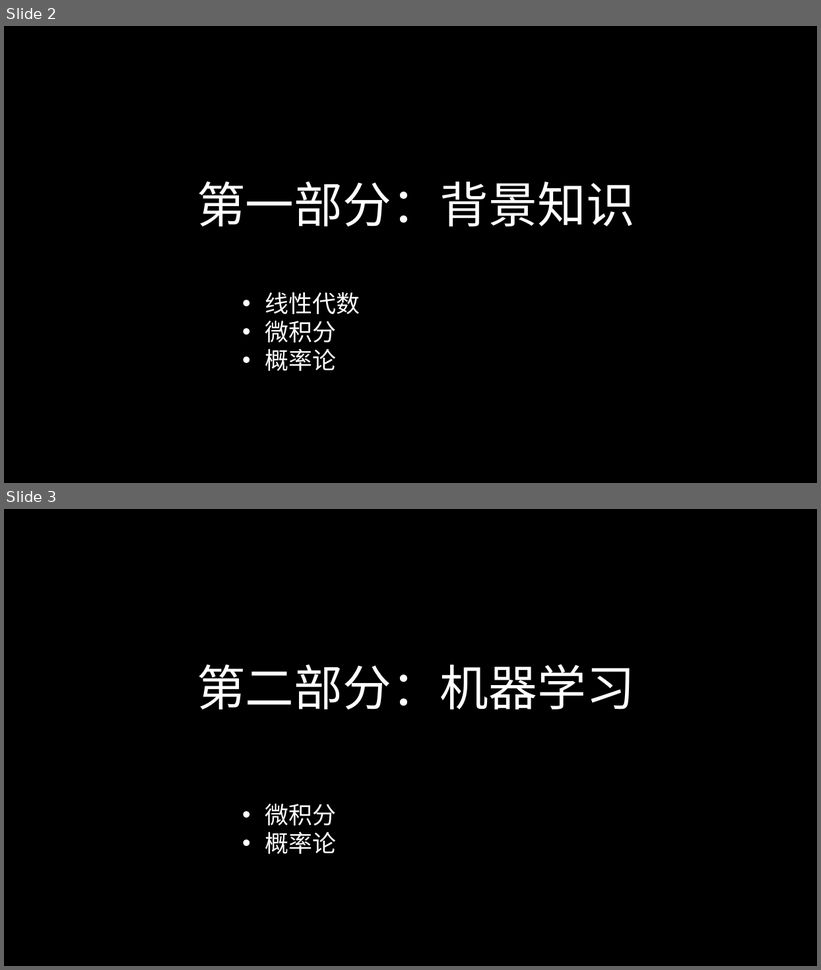
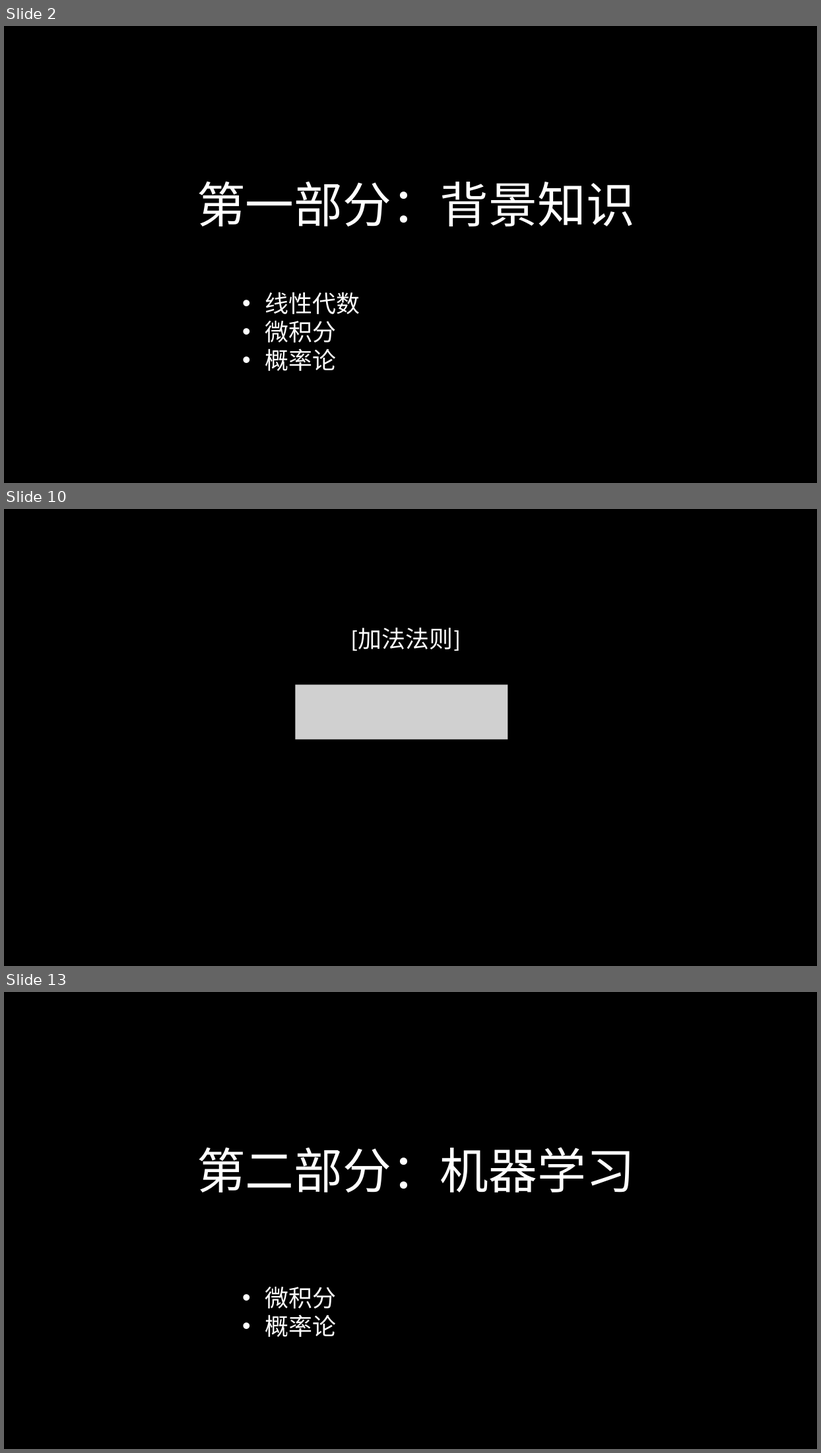
Before and after one commit to hku/training_tutorials, a slide deck: fuzhou_telecom/ppt/fuzhou.pptx. Shown one above the other, each under a label of ours: slides 2 and 3 before the commit, slides 2, 10 and 13 after it; the slides between them are not shown. The pictures are 821x970 and 821x1453 pixels, drawn with LibreOffice and Linux fonts; fonts in the diff are those of the drawing; grey boxes stand for pictures; background and template pictures are left out. Boxes give left, top, right and bottom in pixels: in the first picture for what was removed or moved away, otherwise in the second. Text is boxed around its words. In the diff, an @@ line names an element or a change of style, - is before the commit and + after.

```diff
--- a/fuzhou_telecom/ppt/fuzhou.pptx
+++ b/fuzhou_telecom/ppt/fuzhou.pptx
@@ slide 10 added at [4, 509, 817, 966], background picture (left out) @@
@@ text added at [351, 628, 461, 651], 56 pt, text #FFFFFF @@
+[加法法则]
@@ picture added at [295, 685, 508, 740] @@
@@ what was slide 3 is now slide 13 @@
```
Also in this commit, not shown: 9 other slides added, 5 other files.
